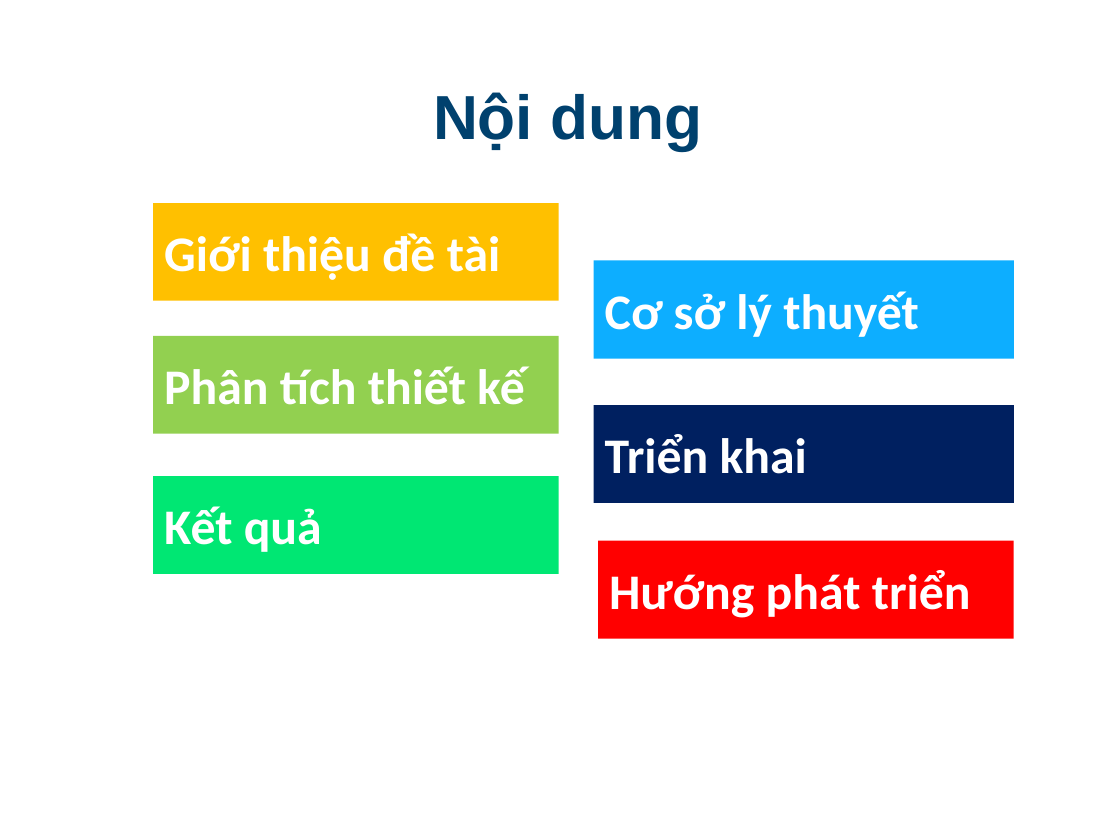
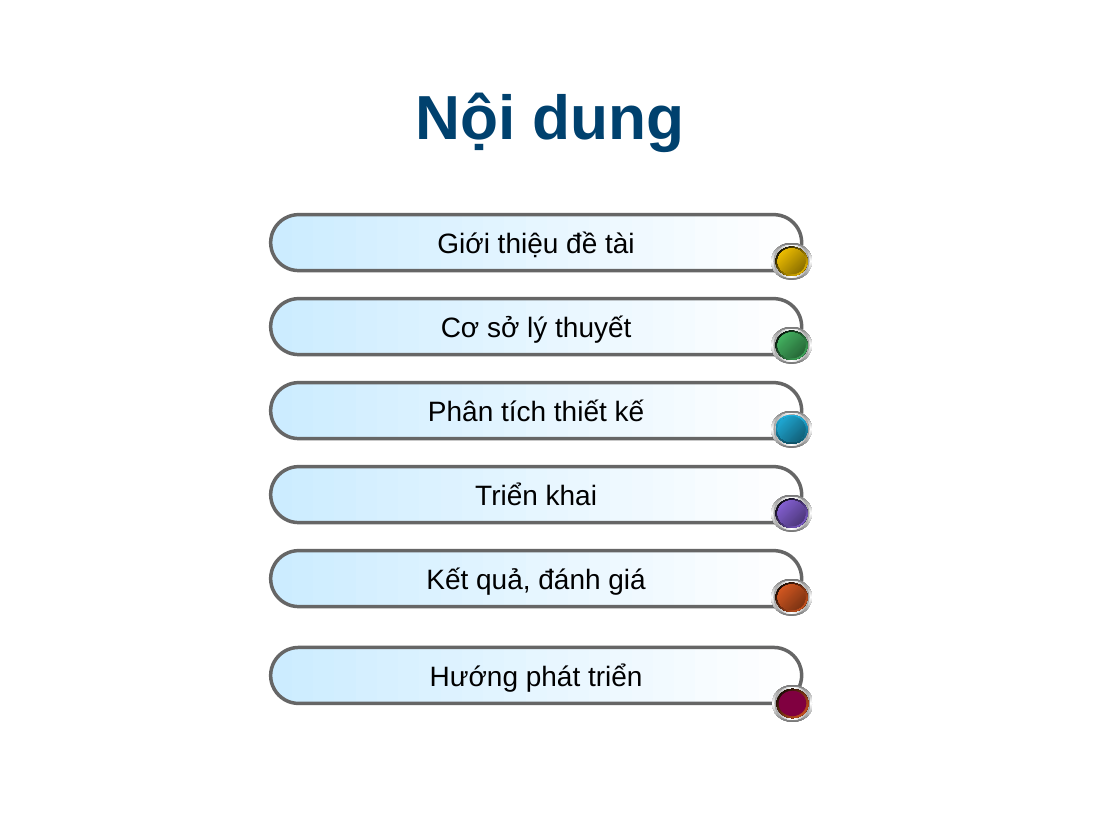
Before and after one commit to truongquangkhai99/DATN-1, a slide deck: slide 2 of src/doc/slide.ppt. Drawn at 1120x840 pixels with LibreOffice and Linux fonts; fonts in the diff are those of the drawing; background and template pictures are left out. Boxes give left, top, right and bottom in pixels: in the first picture for what was removed or moved away, otherwise in the second. Text is boxed around its words. In the diff, an @@ line names an element or a change of style, - is before the commit and + after.

```diff
--- a/src/doc/slide.ppt
+++ b/src/doc/slide.ppt
@@ text "Nội dung": place and size @@
-text "Nội dung" at [433,92,702,150]
+text "Nội dung" at [416,92,685,150]
@@ rounded rectangle "Giới thiệu đề tài": place and size @@
-rounded rectangle "Giới thiệu đề tài" at [153,203,559,300]
+rounded rectangle "Giới thiệu đề tài" at [271,215,802,271]
@@ rounded rectangle "Giới thiệu đề tài" at [271,215,802,271]: size 32 to 18 pt, font Calibri to Arial, text colour #FFFFFF to #000000, bold off; alignment left to centre; rectangle to rounded rectangle; fill #FFC000 to gradient #CCECFF to #FFFFFF; outline none to #666666 2.24 pt @@
@@ group added at [772,243,812,280]: 6 ellipses @@
@@ rounded rectangle "Cơ sở lý thuyết": place and size @@
-rounded rectangle "Cơ sở lý thuyết" at [594,260,1014,358]
+rounded rectangle "Cơ sở lý thuyết" at [271,299,802,355]
@@ rounded rectangle "Cơ sở lý thuyết" at [271,299,802,355]: size 32 to 18 pt, font Calibri to Arial, text colour #FFFFFF to #000000, bold off; alignment left to centre; rectangle to rounded rectangle; fill #0DAEFF to gradient #CCECFF to #FFFFFF; outline none to #666666 2.24 pt @@
@@ group added at [772,327,812,364]: 6 ellipses @@
@@ rounded rectangle "Phân tích thiết kế": place and size @@
-rounded rectangle "Phân tích thiết kế" at [153,336,559,433]
+rounded rectangle "Phân tích thiết kế" at [271,383,802,439]
@@ rounded rectangle "Phân tích thiết kế" at [271,383,802,439]: size 32 to 18 pt, font Calibri to Arial, text colour #FFFFFF to #000000, bold off; alignment left to centre; rectangle to rounded rectangle; fill #92D050 to gradient #CCECFF to #FFFFFF; outline none to #666666 2.24 pt @@
@@ group added at [772,411,812,448]: 6 ellipses @@
@@ rectangle removed at [153,476,559,575] @@
-Kết quả
@@ rounded rectangle "Triển khai": place and size @@
-rounded rectangle "Triển khai" at [594,405,1014,504]
+rounded rectangle "Triển khai" at [271,467,802,523]
@@ rounded rectangle "Triển khai" at [271,467,802,523]: size 32 to 18 pt, font Calibri to Arial, text colour #FFFFFF to #000000, bold off; alignment left to centre; rectangle to rounded rectangle; fill #002060 to gradient #CCECFF to #FFFFFF; outline none to #666666 2.24 pt @@
@@ group added at [772,495,812,532]: 6 ellipses @@
@@ rounded rectangle added at [271,551,802,607], fill gradient #CCECFF to #FFFFFF, outline #666666 2.24 pt, 18 pt, text #000000 @@
+Kết quả, đánh giá
@@ group added at [772,579,812,616]: 6 ellipses @@
@@ rounded rectangle "Hướng phát triển": place and size @@
-rounded rectangle "Hướng phát triển" at [598,541,1014,640]
+rounded rectangle "Hướng phát triển" at [271,647,802,703]
@@ rounded rectangle "Hướng phát triển" at [271,647,802,703]: size 32 to 18 pt, font Calibri to Arial, text colour #FFFFFF to #000000, bold off; alignment left to centre; rectangle to rounded rectangle; fill #FF0000 to gradient #CCECFF to #FFFFFF; outline none to #666666 2.24 pt @@
@@ group added at [772,684,812,721]: 5 ellipses @@
```
Also in this commit, not shown: 14 other slides changed, 5 slides added, 19 slides removed.
